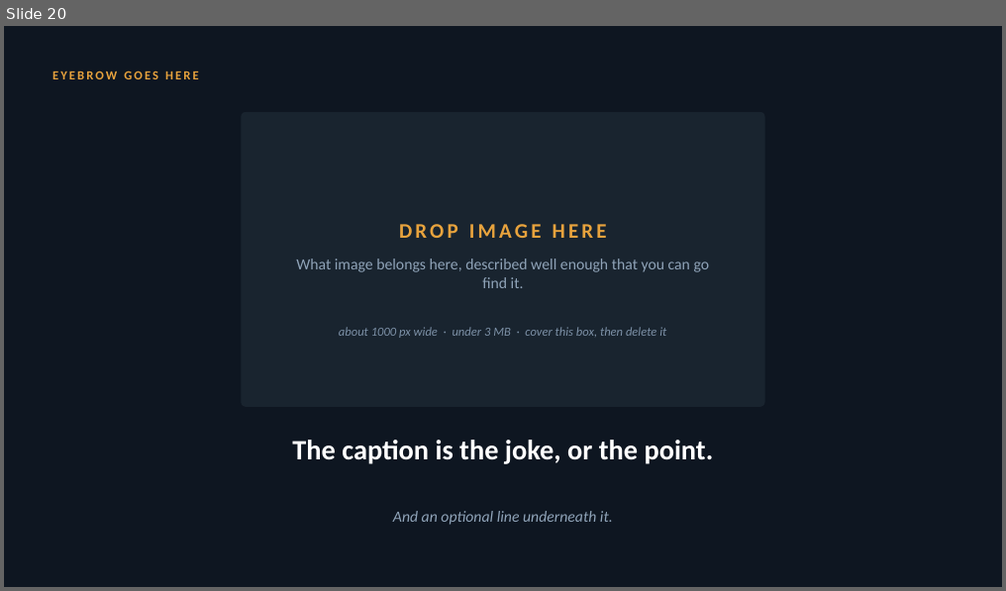
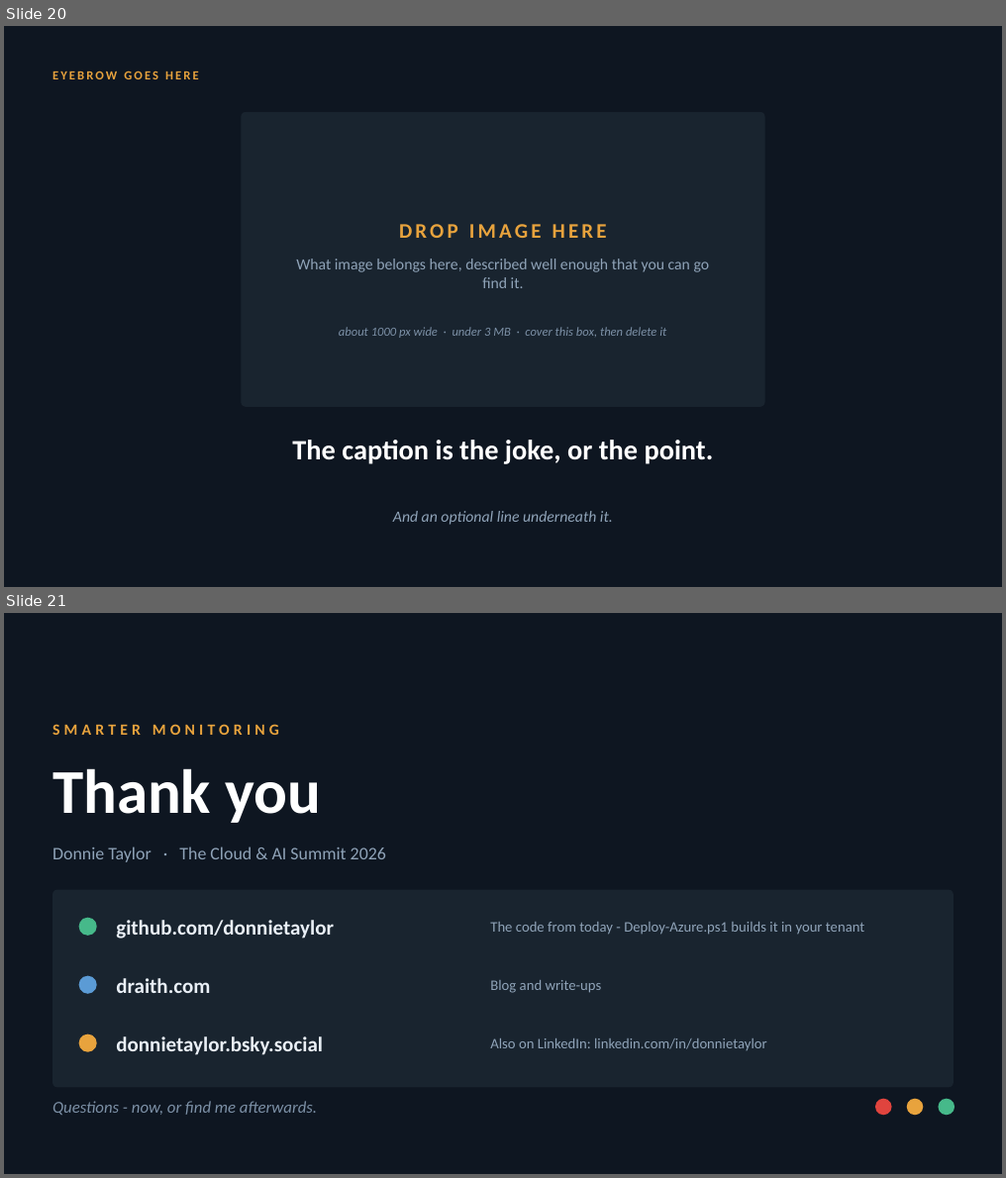
Before and after one commit to donnietaylor/cas2026, a slide deck: smarter-monitoring/slides/staging.pptx. Shown one above the other, each under a label of ours: slide 20 before the commit, slides 20 and 21 after it. The pictures are 1006x591 and 1006x1178 pixels, drawn with LibreOffice and Linux fonts; fonts in the diff are those of the drawing. Boxes give left, top, right and bottom in pixels: in the first picture for what was removed or moved away, otherwise in the second. Text is boxed around its words. In the diff, an @@ line names an element or a change of style, - is before the commit and + after.

```diff
--- a/smarter-monitoring/slides/staging.pptx
+++ b/smarter-monitoring/slides/staging.pptx
@@ slide 21 added at [4,613,1002,1174], background #0E1621 @@
@@ text added at [53,724,279,735], 15 pt, text #E8A33D, bold @@
+SMARTER MONITORING
@@ text added at [53,768,321,823], 60 pt, text #FFFFFF, bold @@
+Thank you
@@ text added at [53,847,386,862], 17 pt, text #8FA3B8 @@
+Donnie Taylor · The Cloud & AI Summit 2026
@@ rounded rectangle added at [53,890,953,1087], fill #19242F @@
@@ ellipse added at [79,918,97,936], fill #46B98A @@
@@ text added at [116,920,334,939], 20 pt, text #E9EFF6, bold @@
+github.com/donnietaylor
@@ text added at [490,922,864,935], 14 pt, text #8FA3B8 @@
+The code from today - Deploy-Azure.ps1 builds it in your tenant
@@ ellipse added at [79,976,97,994], fill #5B9BD5 @@
@@ text added at [116,978,210,993], 20 pt, text #E9EFF6, bold @@
+draith.com
@@ text added at [490,980,602,993], 14 pt, text #8FA3B8 @@
+Blog and write-ups
@@ ellipse added at [79,1035,97,1053], fill #E8A33D @@
@@ text added at [116,1037,323,1056], 20 pt, text #E9EFF6, bold @@
+donnietaylor.bsky.social
@@ text added at [490,1039,767,1051], 14 pt, text #8FA3B8 @@
+Also on LinkedIn: linkedin.com/in/donnietaylor
@@ text added at [53,1101,317,1115], 16 pt, text #7C90A6, italic @@
+Questions - now, or find me afterwards.
@@ ellipse added at [875,1099,892,1115], fill #E0443E @@
@@ ellipse added at [907,1099,924,1115], fill #E8A33D @@
@@ ellipse added at [939,1099,954,1115], fill #46B98A @@
```
Also in this commit, not shown: 5 other files.
